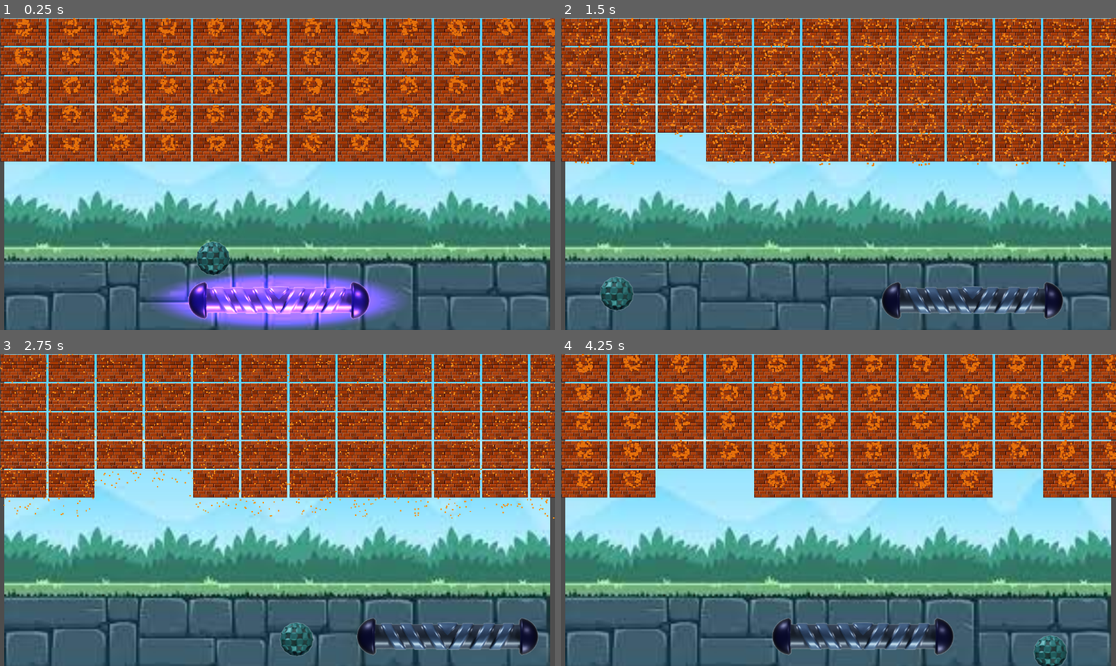
Above: before the commit, frames 1-4 (two rows, left to right).
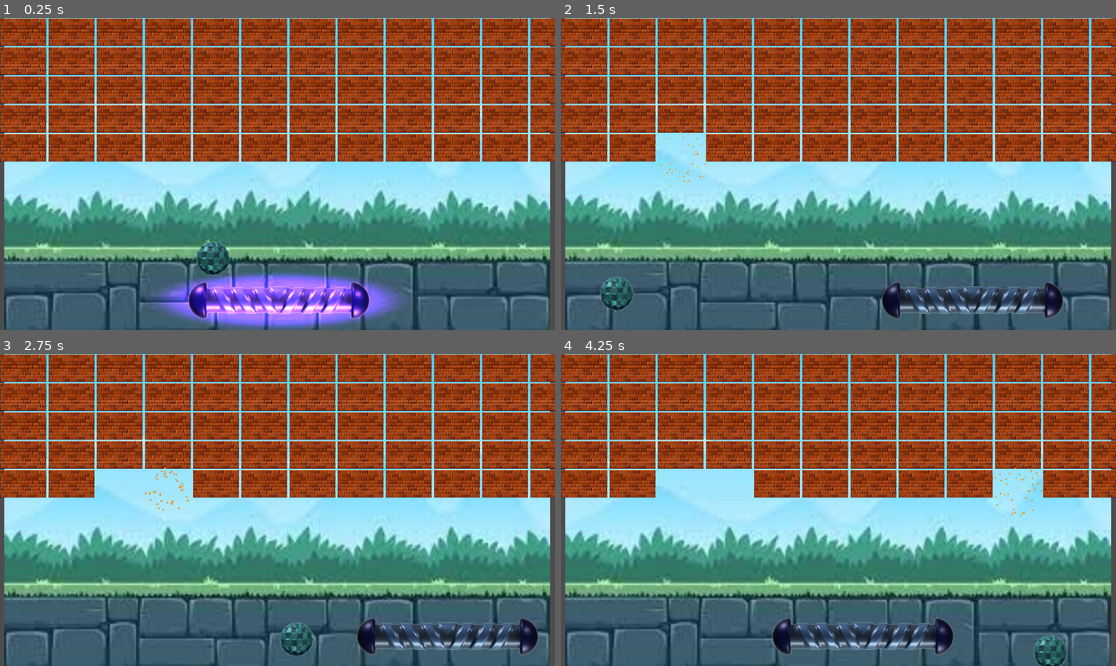
Above: after the commit, the same moments.

Repository: rkumayan/breakout
Game: Godot game, scene res://Scenes/main.tscn
Two runs of this game, one before a commit and one after it. Both use one fixed random seed, a clock stepped at 60 frames per second and the inputs below.
Inputs:
- Up to frame 1 (0.25 s): no input
- Up to frame 2 (1.5 s): hold Right (ui_right) 0.53-1.28 s; hold Left (ui_left) from 1.28 s (still down)
- Up to frame 3 (2.75 s): release Left (ui_left) at 2.03 s; hold Right (ui_right) from 2.03 s (still down)
- Up to frame 4 (4.25 s): release Right (ui_right) at 3.53 s; hold Left (ui_left) from 3.53 s (still down)

The runs differ from the first frame. In frame 1, 4.9% of the frame differs, in the area x 2-100%, y 0-44%; in frame 2, 4.4%; in frame 3, 2.2%; in frame 4, 4.7%.

Commit message:
added particle effect on bricks explosion

Diff:
--- a/Scenes/brick.tscn
+++ b/Scenes/brick.tscn
@@ -21,6 +21,9 @@
 
 [node name="GPUParticles2D" parent="." instance=ExtResource("3_igwhx")]
 position = Vector2(49, 16)
-amount = 40
+
+[node name="Timer" type="Timer" parent="."]
+process_callback = 0
 
 [connection signal="area_entered" from="." to="." method="_on_area_entered"]
+[connection signal="timeout" from="Timer" to="." method="_on_timer_timeout"]
--- a/Scenes/brick_explosion_particle_effect.tscn
+++ b/Scenes/brick_explosion_particle_effect.tscn
@@ -26,6 +26,7 @@
 color_ramp = SubResource("GradientTexture1D_wj2iw")
 
 [node name="GPUParticles2D" type="GPUParticles2D"]
+emitting = false
 amount = 40
 process_material = SubResource("ParticleProcessMaterial_5i0br")
 explosiveness = 1.0
--- a/Scenes/main.tscn
+++ b/Scenes/main.tscn
@@ -84,7 +84,7 @@
 
 [node name="Timer" type="Timer" parent="player"]
 process_callback = 0
-wait_time = 0.841
+wait_time = 0.3
 autostart = true
 
 [node name="ball" type="Area2D" parent="."]
--- a/scripts/ball.gd
+++ b/scripts/ball.gd
@@ -17,6 +17,8 @@
 	return node_string
 
 	#for collision of ball between player or walls
+
+#collision of ball with player or walls
 func _on_body_entered(body):
 	var body_node_name = return_node( str(body))
 
@@ -24,7 +26,8 @@
 	if( body_node_name == "player"):
 		add_y = -add_y
 		$"../player/PointLight2D".enabled = true
-		$"../player/Timer".autostart = true
+		#$"../player/Timer".wait_time = 0.3
+		$"../player/Timer".start()
 
 	#collided with right or left wall
 	if( body_node_name == "right" or body_node_name ==  "left"):
@@ -47,4 +50,3 @@
 
 func _on_timer_timeout():
 	$"../player/PointLight2D".enabled = false
-	print('timer called')
--- a/scripts/brick.gd
+++ b/scripts/brick.gd
@@ -11,5 +11,12 @@
 
 
 func _on_area_entered(area):
-	#print('something entered')
+	$Sprite2D.hide()
+	$Timer.start()
+	$GPUParticles2D.emitting = true
+
+
+
+
+func _on_timer_timeout():
 	queue_free()
